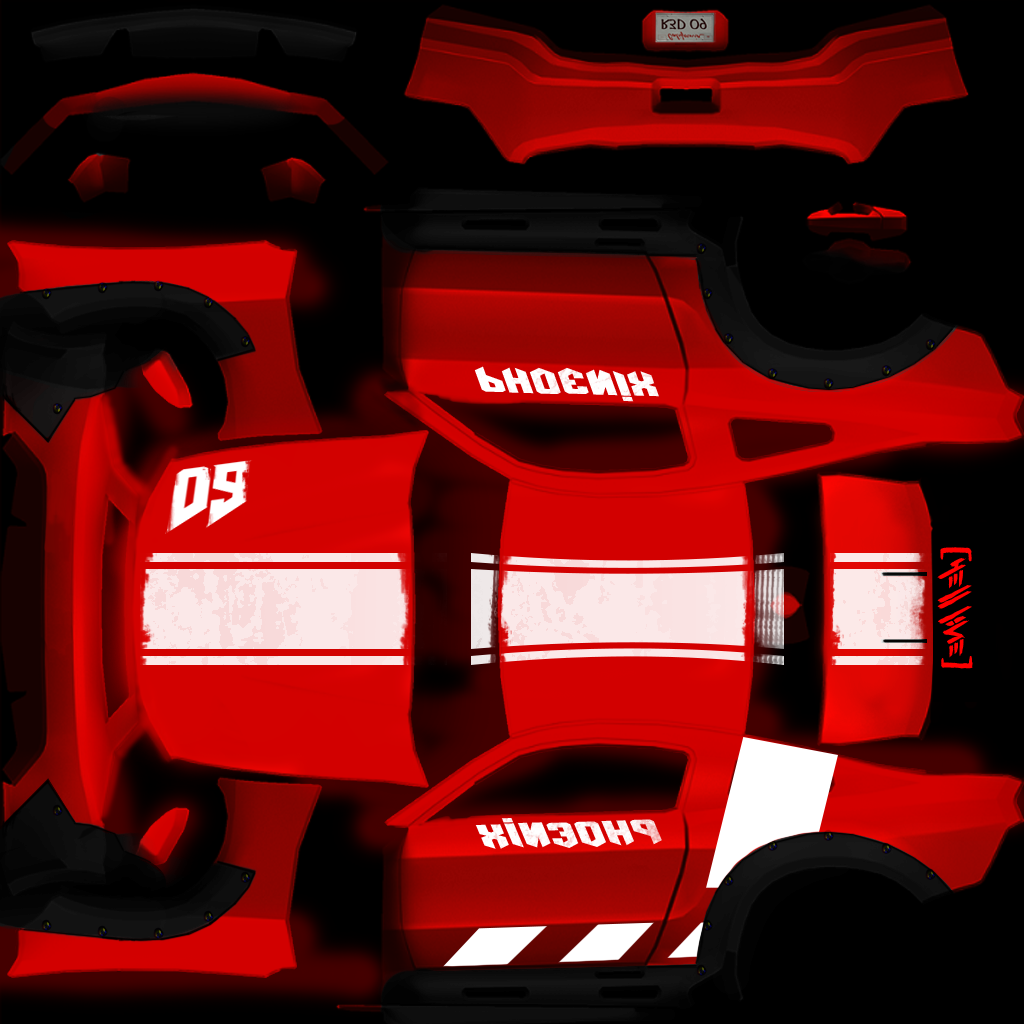
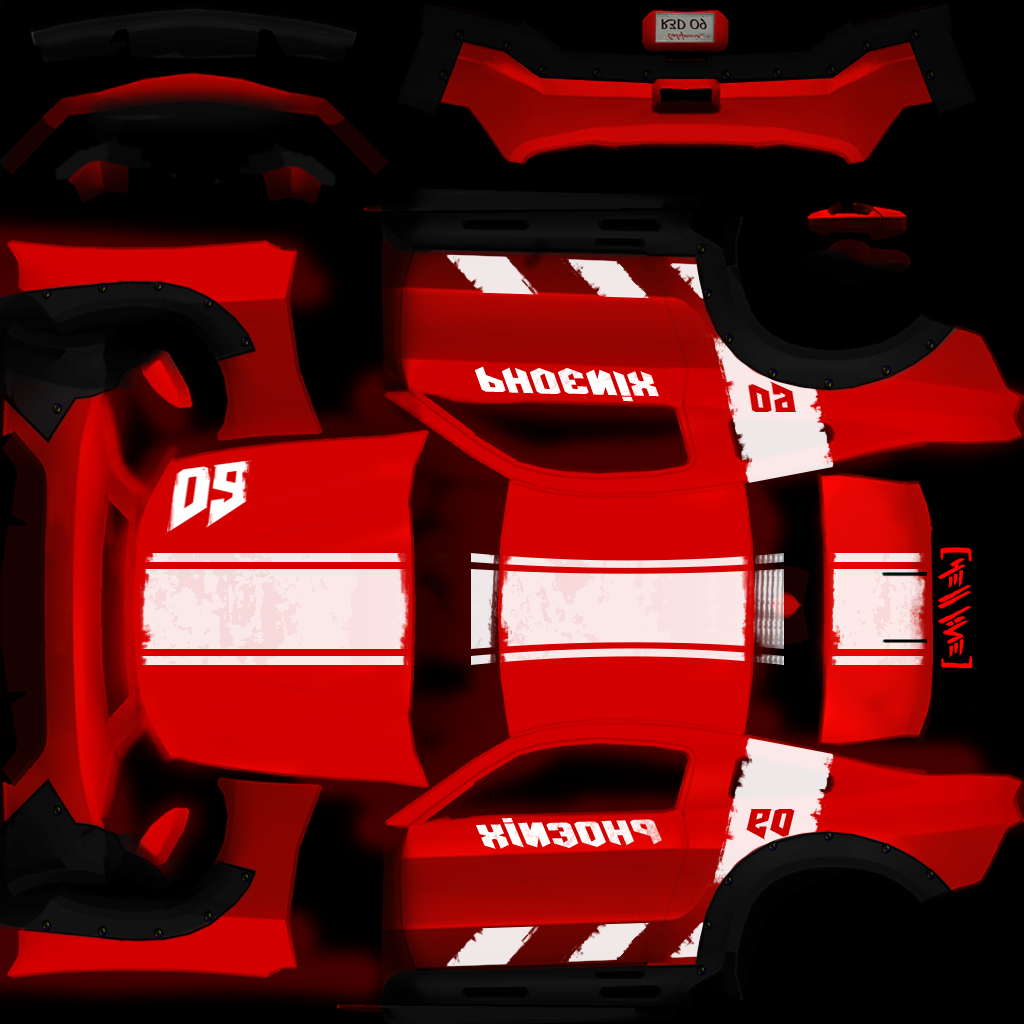
Layer changes from the first 1024 × 1024 image to the second:
added group "Группа 5 копия" with 17 layers above "Группа 5" over [43, 29, 653, 187]
added layer "Слой 18" (42%) in group "Группа 5 копия" over [43, 34, 338, 164]
added layer "Слой 17 копия" in group "Группа 5 копия" over [44, 38, 179, 181]
added layer "Слой 17" in group "Группа 5 копия" over [214, 143, 337, 187]
added group "Группа 4 копия" (1st of 2, in "Группа 5 копия") (27%) with 6 layers in group "Группа 5 копия" over [436, 29, 651, 81]
added group "Группа 4" (1st of 2, in "Группа 5 копия") with 6 layers in group "Группа 5 копия" over [438, 29, 653, 81]
added group "Группа 5" with 14 layers above "Группа 3 копия" over [721, 29, 936, 81]
added group "Группа 4 копия" (2nd of 2, in "Группа 5") (27%) with 6 layers in group "Группа 5" over [721, 29, 936, 81]
added group "Группа 4" (2nd of 2, in "Группа 5") with 6 layers in group "Группа 5" over [721, 29, 936, 81]
added group "Группа 3 копия" with 2 layers above "Группа 3" over [445, 254, 838, 484]
added layer "Прямоугольник 2 копия" (1st of 2, in "Группа 3 копия") (91%) in group "Группа 3 копия" over [445, 254, 838, 484]
added group "Группа 3" with 2 layers above "Прямоугольник 2" over [445, 737, 838, 967]
added layer "Прямоугольник 2 копия" (2nd of 2, in "Группа 3") (91%) in group "Группа 3" over [445, 737, 838, 967]
hid "Прямоугольник 2", opacity 100% → 87% over [442, 737, 838, 967]
painted on "Слой 7" over [30, 3, 976, 117]
added layer "Слой 16" (color) in group "Группа 2" over [397, 3, 976, 114]
added layer "Прямоугольник 7 копия" (88%) in group "Группа 2" over [397, 3, 976, 114]
added layer "Слой 19 копия" in group "Группа 2" over [518, 238, 702, 962]
added layer "Слой 19" in group "Группа 2" over [638, 20, 971, 407]
painted on "Эллипс 1" over [30, 3, 976, 967]
removed layer "Слой 13" from group "Группа 2" over [30, 3, 976, 967]
…and 26 more changes (26 added)
